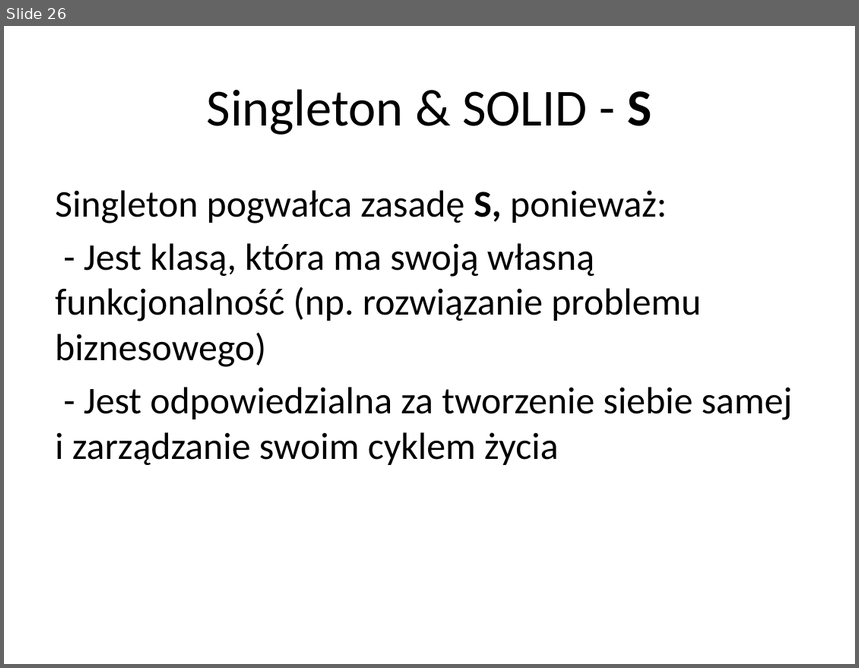
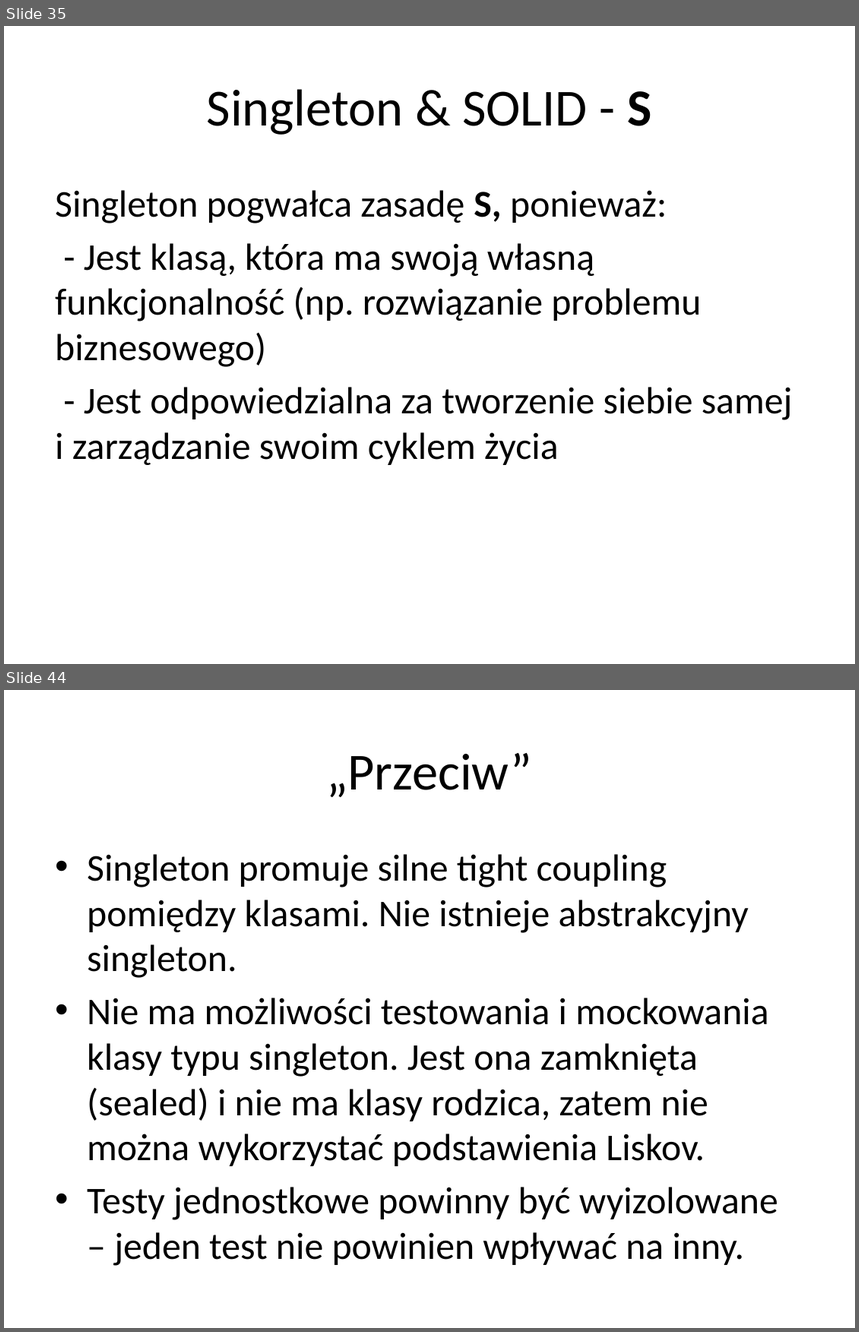
Before and after one commit to vantale/SOLID.DesignPatterns, a slide deck: SOLID.DesignPatterns/Singleton/Singleton - Presentation.pptx. Shown one above the other, each under a label of ours: slide 26 before the commit, slides 35 and 44 after it; the slides between them are not shown. The pictures are 859x668 and 859x1332 pixels, drawn with LibreOffice and Linux fonts; fonts in the diff are those of the drawing. Boxes give left, top, right and bottom in pixels: in the first picture for what was removed or moved away, otherwise in the second. Text is boxed around its words. In the diff, an @@ line names an element or a change of style, - is before the commit and + after.

```diff
--- a/SOLID.DesignPatterns/Singleton/Singleton - Presentation.pptx
+++ b/SOLID.DesignPatterns/Singleton/Singleton - Presentation.pptx
@@ slide 44 added at [4,690,855,1328], background #FFFFFF @@
@@ title added at [326,753,532,797], 44 pt, text #000000 @@
+„Przeciw”
@@ text added at [87,854,778,1266], 32 pt, text #000000 @@
+• Singleton promuje silne tight coupling pomiędzy klasami. Nie istnieje abstrakcyjny singleton.
+• Nie ma możliwości testowania i mockowania klasy typu singleton. Jest ona zamknięta (sealed) i nie ma klasy rodzica, zatem nie można wykorzystać podstawienia Liskov.
+• Testy jednostkowe powinny być wyizolowane – jeden test nie powinien wpływać na inny.
@@ what was slide 26 is now slide 35 @@
```
Also in this commit, not shown: 5 slides changed, 17 other slides added, 3 other files.
